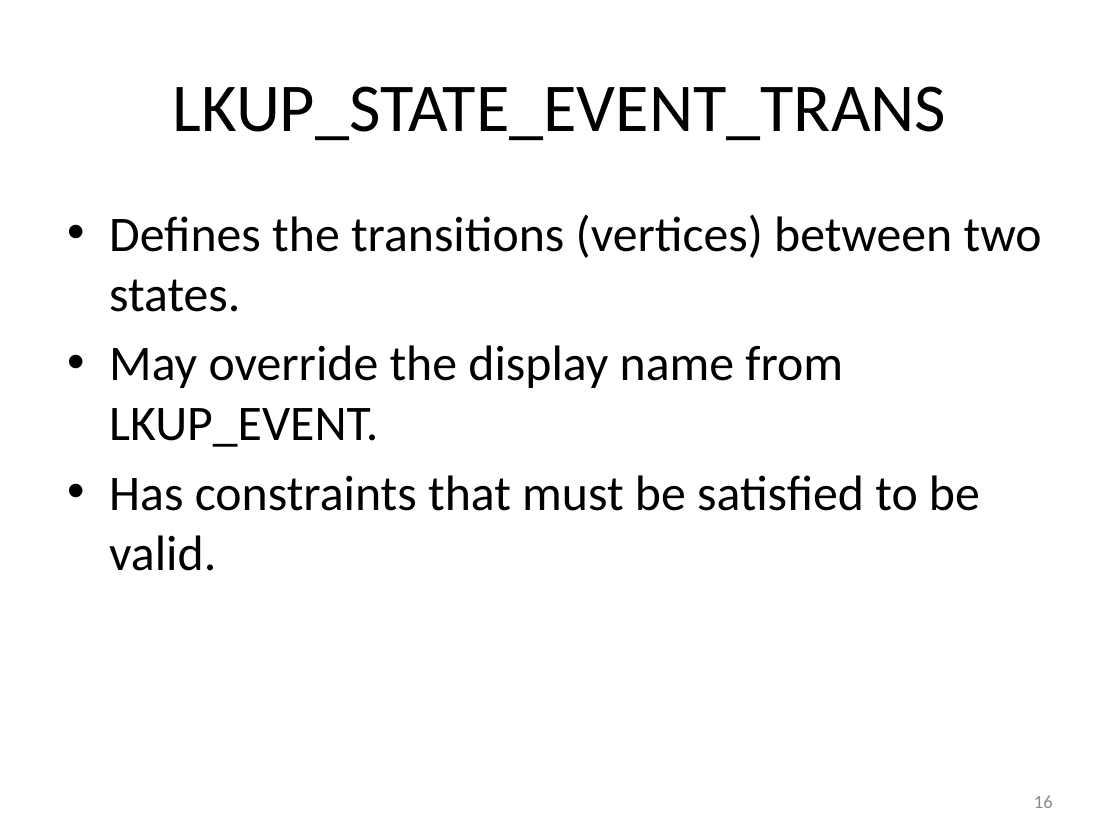
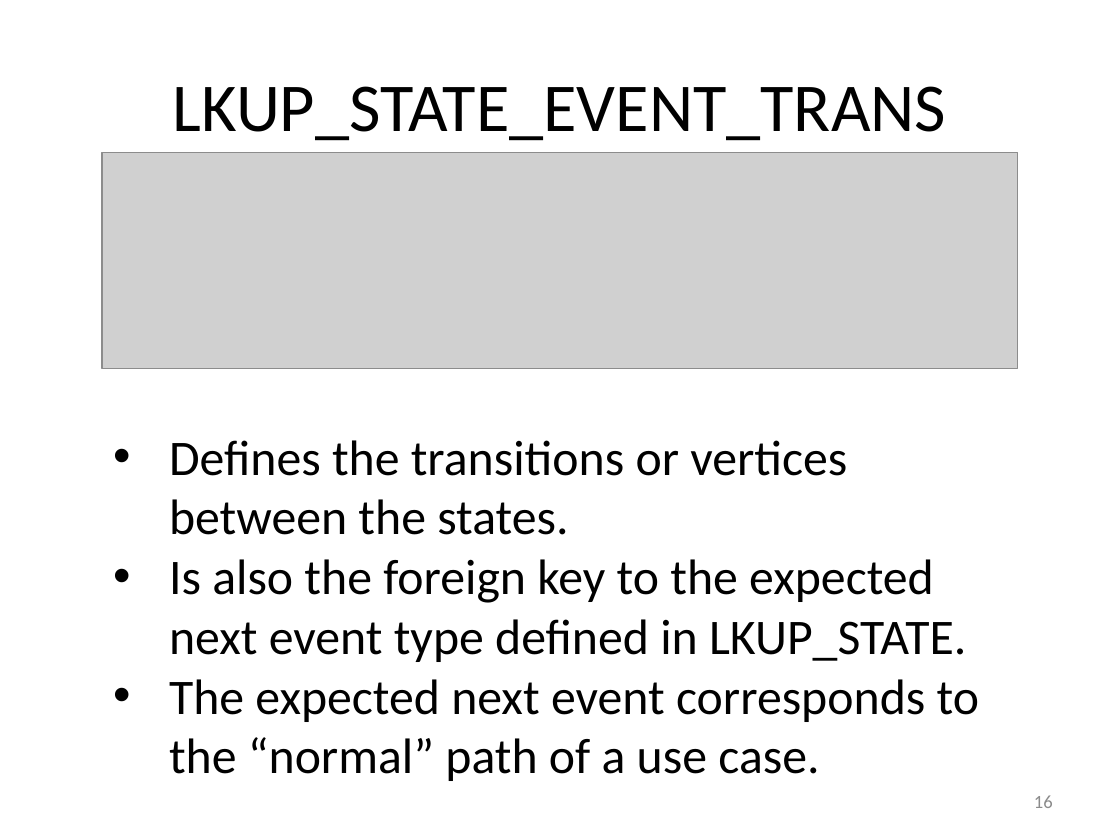
Before and after one commit to RichardRoda/DFA-Workflow-Model, a slide deck: slide 16 of Modeling Workflows with Event Driven DFA.pptx. Drawn at 1120x840 pixels with LibreOffice and Linux fonts; fonts in the diff are those of the drawing; grey boxes stand for pictures. Boxes give left, top, right and bottom in pixels: in the first picture for what was removed or moved away, otherwise in the second. Text is boxed around its words. In the diff, an @@ line names an element or a change of style, - is before the commit and + after.

```diff
--- a/Modeling Workflows with Event Driven DFA.pptx
+++ b/Modeling Workflows with Event Driven DFA.pptx
@@ picture added at box(102, 152, 1018, 368) @@
@@ text removed at box(109, 214, 1042, 571) @@
-• Defines the transitions (vertices) between two states.
-• May override the display name from LKUP_EVENT.
-• Has constraints that must be satisfied to be valid.
@@ text added at box(169, 440, 979, 781), 32 pt, text #000000 @@
+• Defines the transitions or vertices between the states.
+• Is also the foreign key to the expected next event type defined in LKUP_STATE.
+• The expected next event corresponds to the “normal” path of a use case.
```
Also in this commit, not shown: 5 other slides changed, 6 other files.
